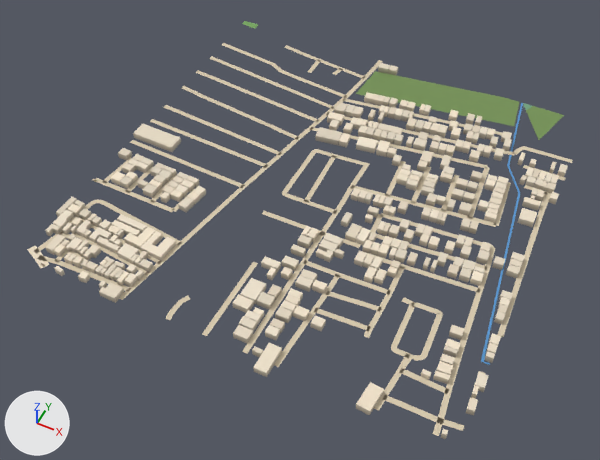
One commit to the glTF model public/assets/bengaluru-region-v1/tiles/t20_13-l0.glb: the scene before it, then after it.
Rendered twice from a 50 mm camera at (10534.0, 6112.0, 700.0) aimed at (10242.0, 6696.0, -30.0). Lighting does not change. The marker at lower left points along +X, +Y and +Z. The older version comes first. Vertices at exactly the same position are counted once.

Objects in the first picture: 'building', 'ground', 'water'.
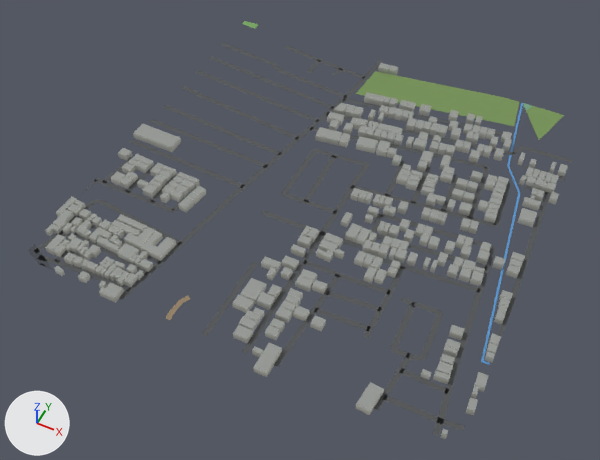
Boxes (x1, y1, x2, y2) around the edits, measured in the pictures (600 x 460 px; the box of a moved part takes in the faces that stretch with it):
'ground', reshaped: before (27, 21, 573, 436); after (28, 21, 573, 436)
part 1 of me_building, recoloured (pale yellow to light grey): (45, 63, 568, 438) in both
part 2 of me_ground, moved or reshaped: before (27, 43, 335, 268); after (28, 43, 335, 270)
part 3 of me_ground, moved or reshaped: before (398, 146, 573, 370); after (398, 146, 573, 371)
part 4 of me_ground, moved or reshaped: (202, 261, 305, 354) in both
part 5 of me_ground, recoloured: (28, 45, 565, 436) in both

Edits to the bpy script that builds the scene:
```text
Change me_building:
    used by ob_building; location = (10000.0, 6500.0, 0.0)
    remove me_building.from_pydata(...)  # 2752 vertices, 3462 faces; spans x -4.0..505.0, y -15.0..489.0, z 0.0..8.0
    add me_building.from_pydata(...)  # 2752 vertices, 4168 faces; spans x -4.0..505.0, y -15.0..489.0, z 0.0..8.0
    me_building part 1: 3462 kept faces spanning x -4.0..505.0, y -15.0..489.0, z 0.0..8.0 get new vertex colours; the middle colour goes from pale yellow #dfd3be to light grey #bec0b7
Change me_ground:
    used by ob_ground; location = (10000.0, 6500.0, 0.0)
    remove me_ground.from_pydata(...)  # 738 vertices, 627 faces; spans x -3.0..502.0, y -4.0..500.0, z 1.0
    add me_ground.from_pydata(...)  # 749 vertices, 636 faces; spans x 0.0..500.0, y 0.0..500.0, z 1.0
    me_ground part 2: 31 vertices moved from x -3.0..142.0, y 1.0..398.0, z 1.0 to x 0.0..139.0, y 0.0..400.0, z 1.0; 16 vertices removed from x -3.0..215.0, y -4.0..435.0, z 1.0; 20 vertices added at x 0.0..216.0, y 0.0..438.0, z 1.0
    me_ground part 3: 11 vertices moved from x 422.0..502.0, y 68.0..419.0, z 1.0 to x 423.0..500.0, y 67.0..419.0, z 1.0; 9 vertices removed from x 432.0..501.0, y 129.0..420.0, z 1.0; 16 vertices added at x 432.0..500.0, y 120.0..421.0, z 1.0
    me_ground part 4: 10 vertices moved from x 229.0..281.0, y 33.0..99.0, z 1.0 to x 229.0..281.0, y 28.0..97.0, z 1.0
    me_ground part 5: 478 kept faces spanning x 0.0..500.0, y 0.0..482.0, z 1.0 get new vertex colours; the middle colour goes from beige #d7c9ae to dark grey #535556
```
